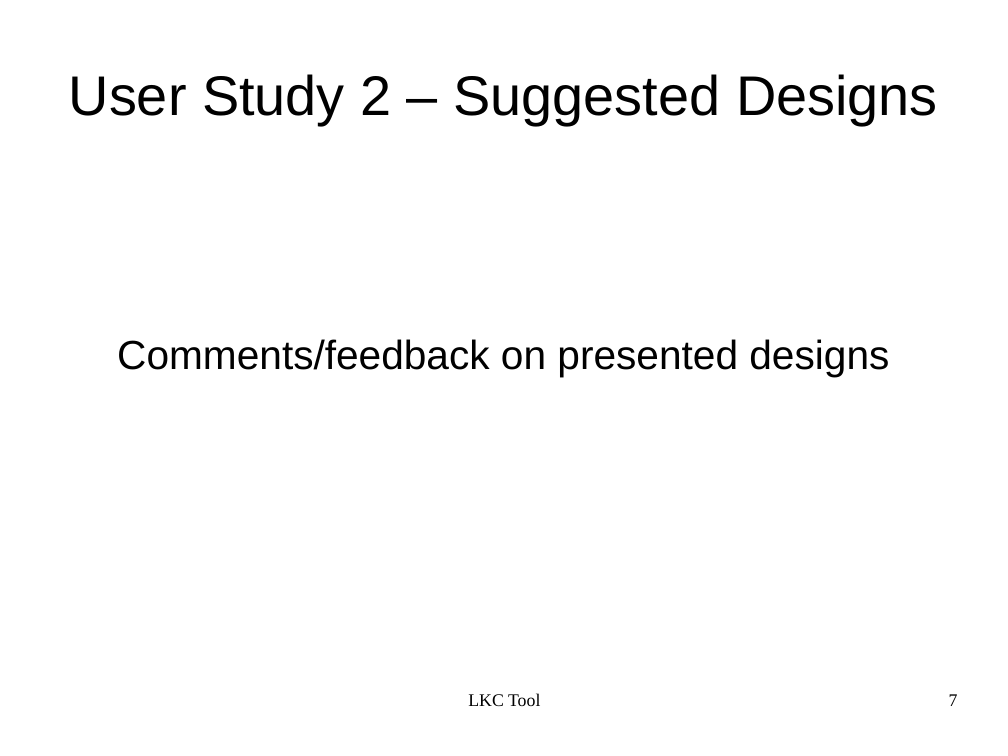
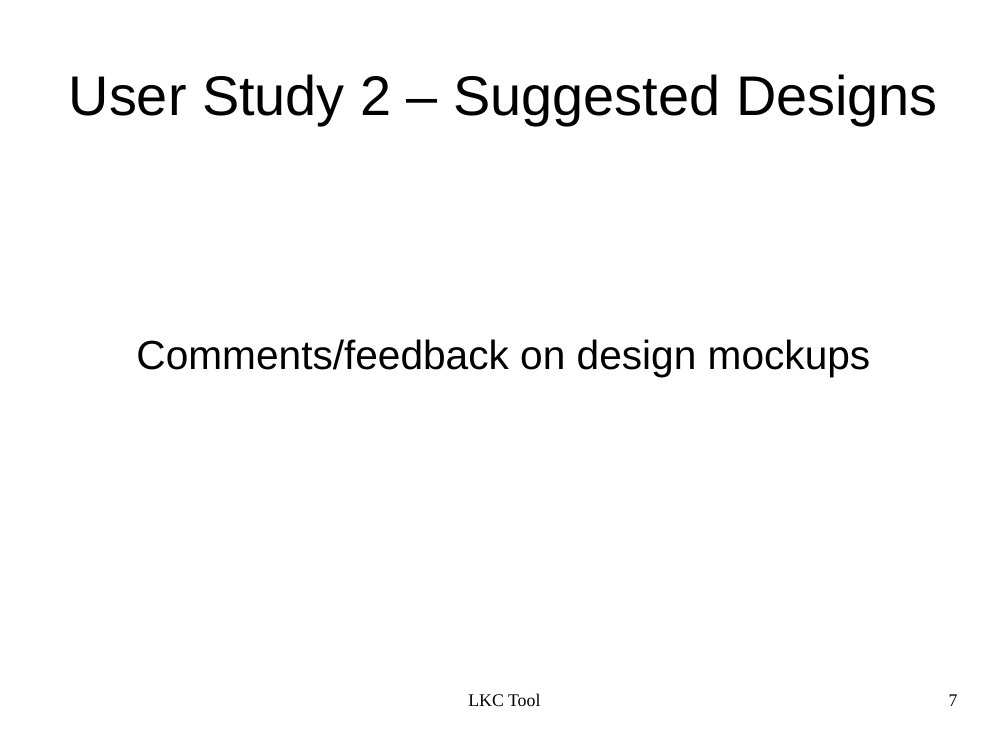
Before and after one commit to kbak/lkc, a slide deck: slide 7 of presentation/lkc.odp. Drawn at 1008x756 pixels with LibreOffice and Linux fonts; fonts in the diff are those of the drawing. Boxes give left, top, right and bottom in pixels: in the first picture for what was removed or moved away, otherwise in the second. Text is boxed around its words. In the diff, an @@ line names an element or a change of style, - is before the commit and + after.

```diff
--- a/presentation/lkc.odp
+++ b/presentation/lkc.odp
@@ subtitle at [136,339,871,376]: text changed @@
-Comments/feedback on presented designs
+Comments/feedback on design mockups
```
Also in this commit, not shown: 15 other slides changed, 3 slides added.
